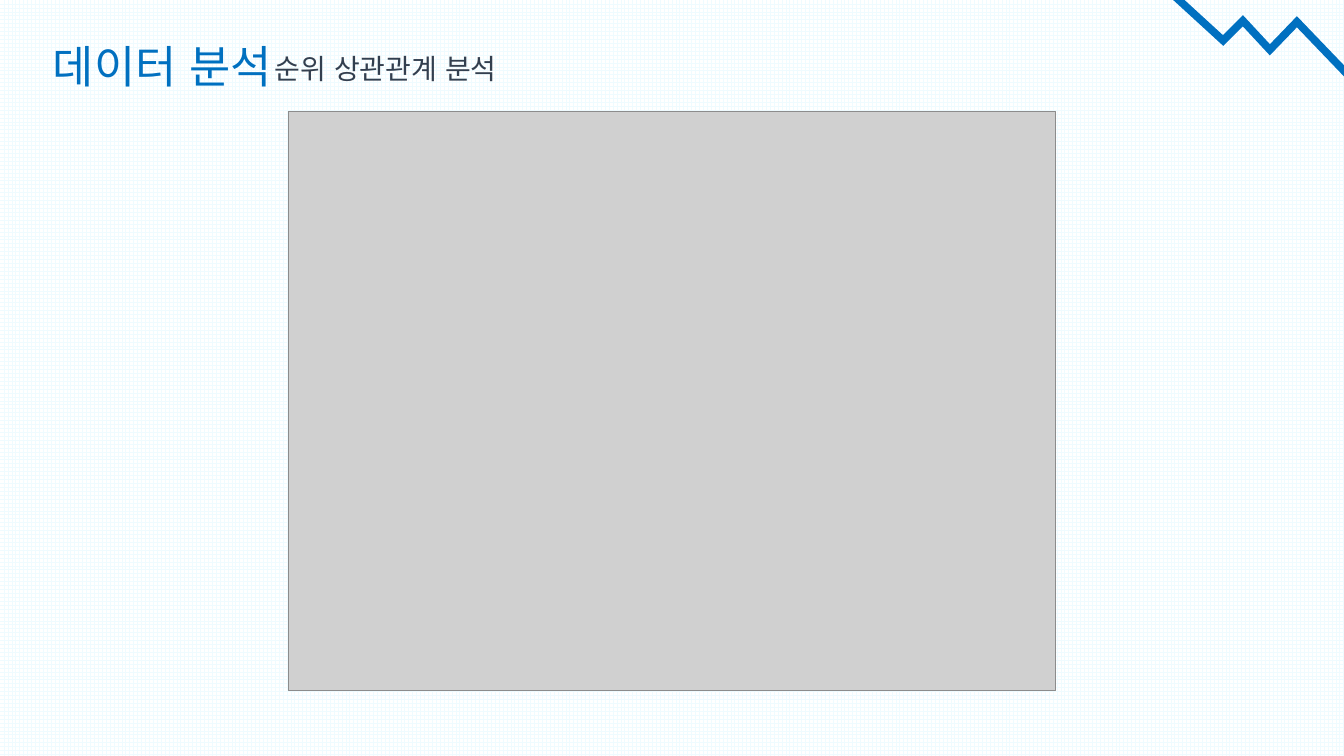
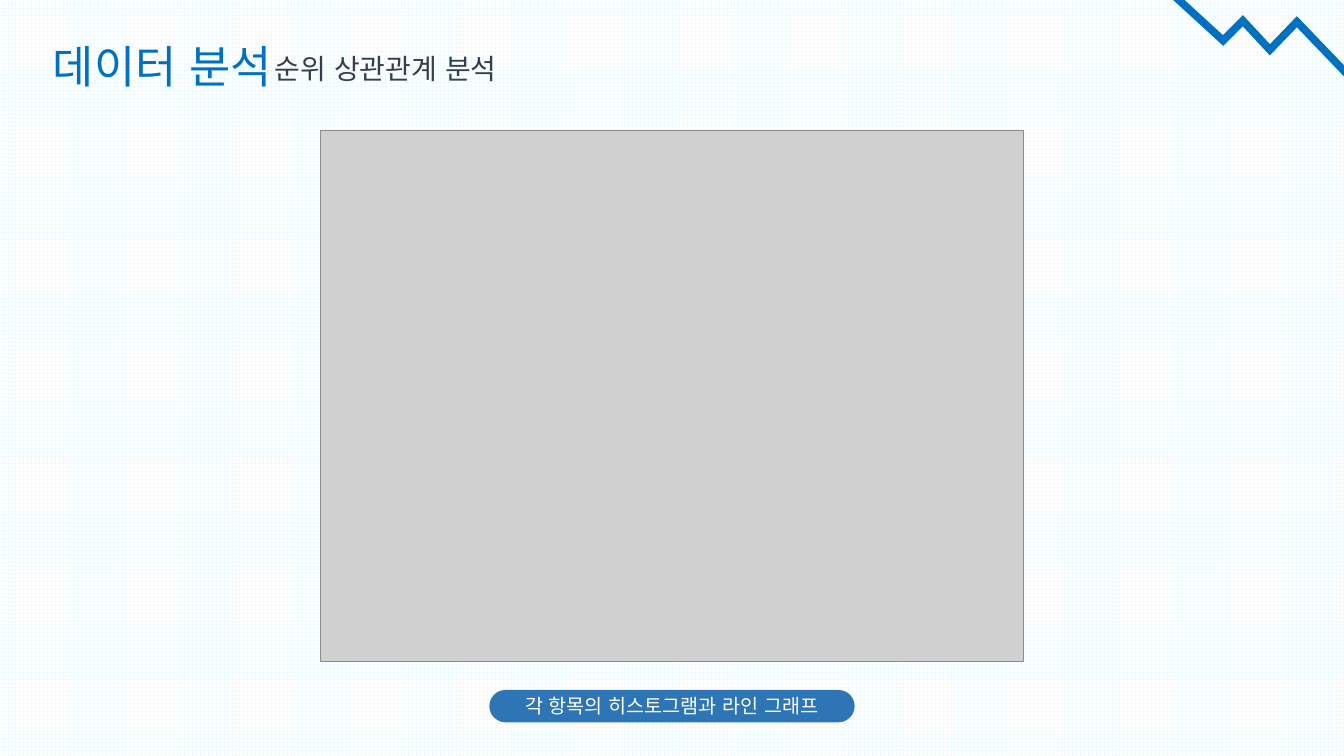
Before and after one commit to tooha289/TeamFightTactics, a slide deck: slide 13 of document/데이터 분석(시각화)/TFT 게임 전 서버 Top10 플레이어 매치 데이터 분석.pptx (slide 14 before the commit). Drawn at 1344x756 pixels with LibreOffice and Linux fonts; fonts in the diff are those of the drawing; grey boxes stand for pictures. Boxes give left, top, right and bottom in pixels: in the first picture for what was removed or moved away, otherwise in the second. Text is boxed around its words. In the diff, an @@ line names an element or a change of style, - is before the commit and + after.

```diff
--- a/document/데이터 분석(시각화)/TFT 게임 전 서버 Top10 플레이어 매치 데이터 분석.pptx
+++ b/document/데이터 분석(시각화)/TFT 게임 전 서버 Top10 플레이어 매치 데이터 분석.pptx
@@ picture: place and size @@
-picture at [288, 112, 1057, 692]
+picture at [321, 131, 1024, 662]
@@ rounded rectangle added at [489, 690, 854, 722], fill #2E75B6, 14 pt, text #FFFFFF @@
+각 항목의 히스토그램과 라인 그래프
```
Also in this commit, not shown: 19 other slides changed, 3 slides added, 2 slides removed, 2 other files.
